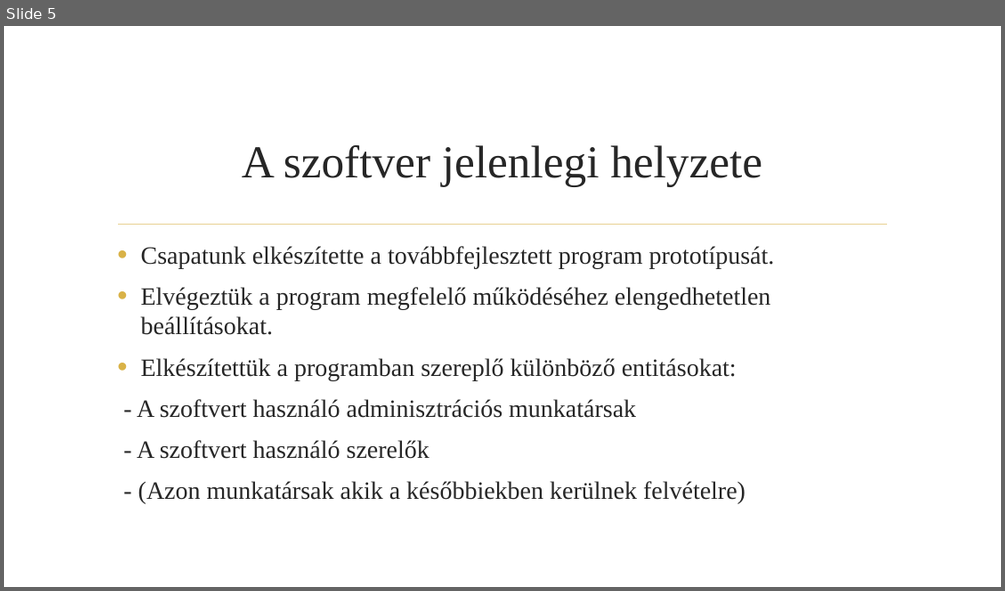
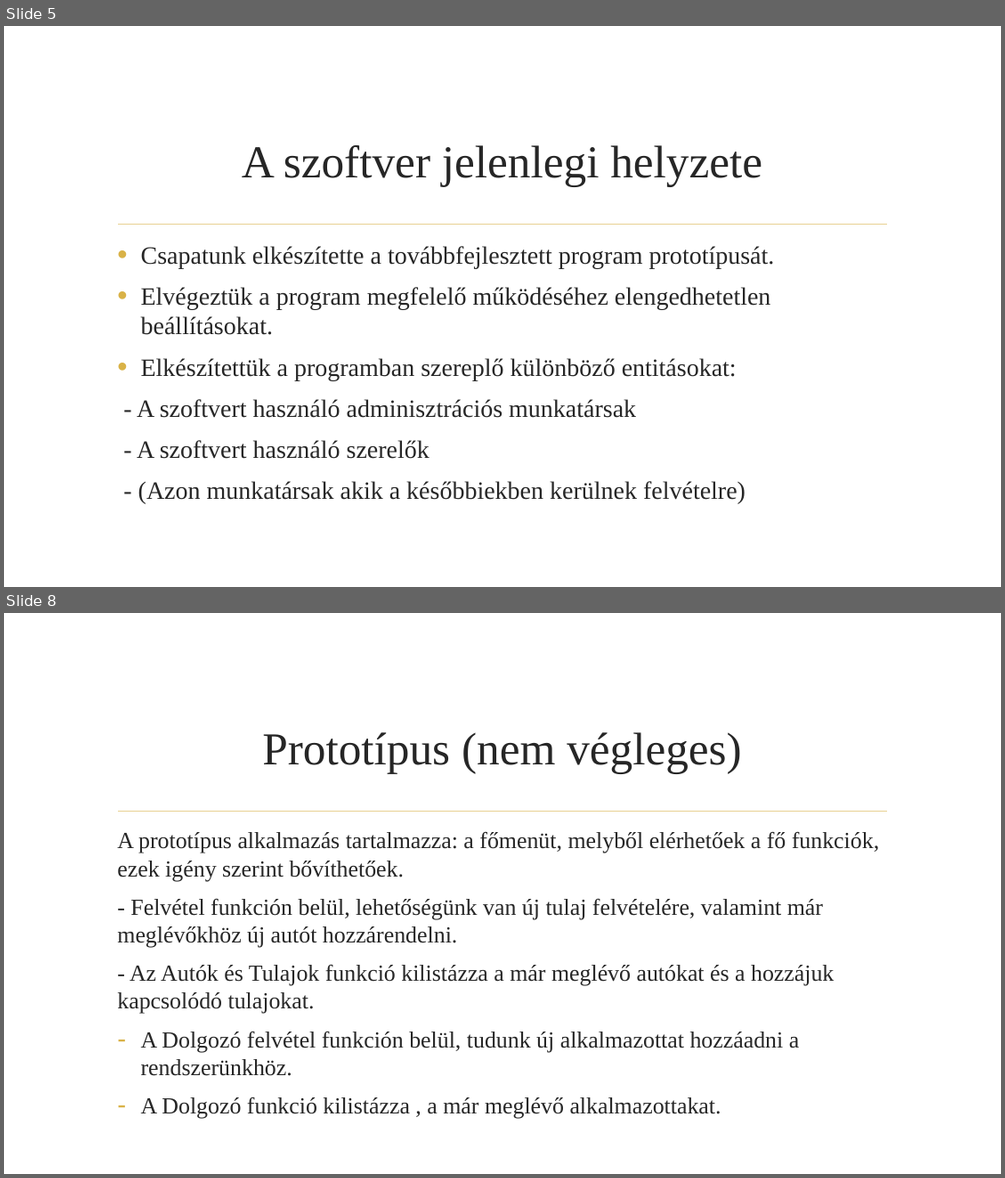
Before and after one commit to BenyBalazs/NagyProjekt, a slide deck: docs/Autószerelő alkalmazás.pptx. Shown one above the other, each under a label of ours: slide 5 before the commit, slides 5 and 8 after it; the slides between them are not shown. The pictures are 1005x591 and 1005x1178 pixels, drawn with LibreOffice and Linux fonts; fonts in the diff are those of the drawing; background and template pictures are left out. Boxes give left, top, right and bottom in pixels: in the first picture for what was removed or moved away, otherwise in the second. Text is boxed around its words. In the diff, an @@ line names an element or a change of style, - is before the commit and + after.

```diff
--- a/docs/Autószerelő alkalmazás.pptx
+++ b/docs/Autószerelő alkalmazás.pptx
@@ slide 8 added at bbox=[4, 613, 1001, 1174], background picture (left out); not listed: 1 template element that a slide beside it also shows @@
@@ title added at bbox=[262, 732, 742, 774], 44 pt, text #262626 @@
+Prototípus (nem végleges)
@@ text added at bbox=[117, 831, 879, 1119], 22.2 pt, text #262626 @@
+A prototípus alkalmazás tartalmazza: a főmenüt, melyből elérhetőek a fő funkciók, ezek igény szerint bővíthetőek.
+- Felvétel funkción belül, lehetőségünk van új tulaj felvételére, valamint már meglévőkhöz új autót hozzárendelni.
+- Az Autók és Tulajok funkció kilistázza a már meglévő autókat és a hozzájuk kapcsolódó tulajokat.
+– A Dolgozó felvétel funkción belül, tudunk új alkalmazottat hozzáadni a rendszerünkhöz.
+– A Dolgozó funkció kilistázza , a már meglévő alkalmazottakat.
```
Also in this commit, not shown: 3 other slides added.
